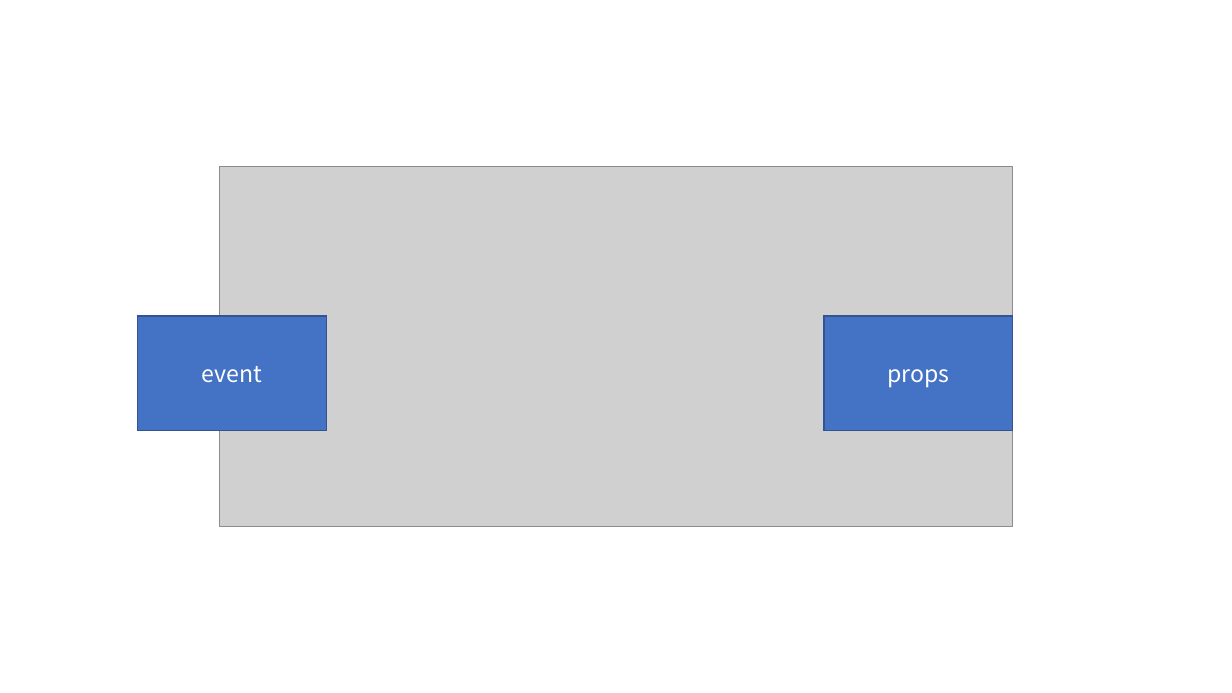
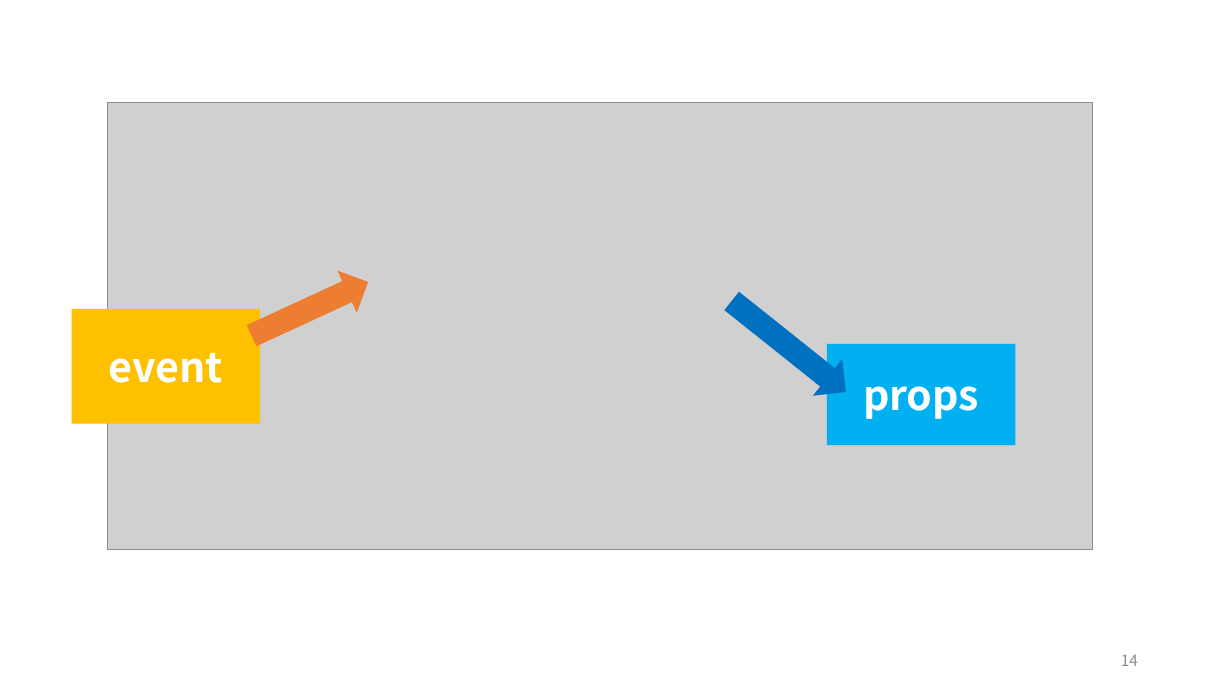
Before and after one commit to raheego/vue-todolist, a slide deck: slide 14 of 역량강화_vuejs_grh.pptx. Drawn at 1232x693 pixels with LibreOffice and Linux fonts; fonts in the diff are those of the drawing; grey boxes stand for pictures. Boxes give left, top, right and bottom in pixels: in the first picture for what was removed or moved away, otherwise in the second. Text is boxed around its words. In the diff, an @@ line names an element or a change of style, - is before the commit and + after.

```diff
--- a/역량강화_vuejs_grh.pptx
+++ b/역량강화_vuejs_grh.pptx
@@ picture: place and size @@
-picture at bbox=[219, 166, 1013, 526]
+picture at bbox=[108, 103, 1093, 549]
@@ right arrow added at bbox=[242, 261, 378, 357], fill #ED7D31 @@
@@ right arrow added at bbox=[718, 283, 861, 411], fill #0070C0 @@
@@ rectangle "event": place and size @@
-rectangle "event" at bbox=[138, 316, 326, 431]
+rectangle "event" at bbox=[71, 309, 260, 423]
@@ rectangle "event" at bbox=[71, 309, 260, 423]: size 18 to 32 pt, bold on; fill #4472C4 to #FFC000; outline #325491 1 pt to none @@
@@ rectangle "props": place and size @@
-rectangle "props" at bbox=[824, 316, 1013, 431]
+rectangle "props" at bbox=[827, 344, 1016, 445]
@@ rectangle "props" at bbox=[827, 344, 1016, 445]: size 18 to 32 pt, bold on; fill #4472C4 to #00B0F0; outline #325491 1 pt to none @@
@@ page number added at bbox=[1121, 655, 1138, 666], 12 pt, text #8C8C8C @@
+14
```
Also in this commit, not shown: 33 other slides changed, 13 slides added, 6 slides removed.
